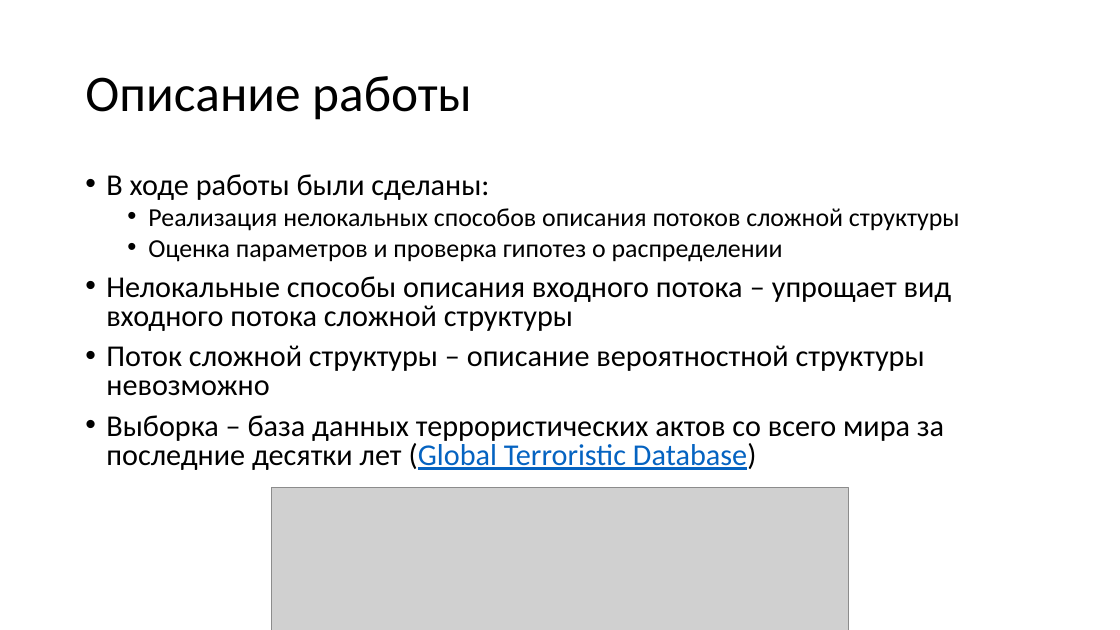
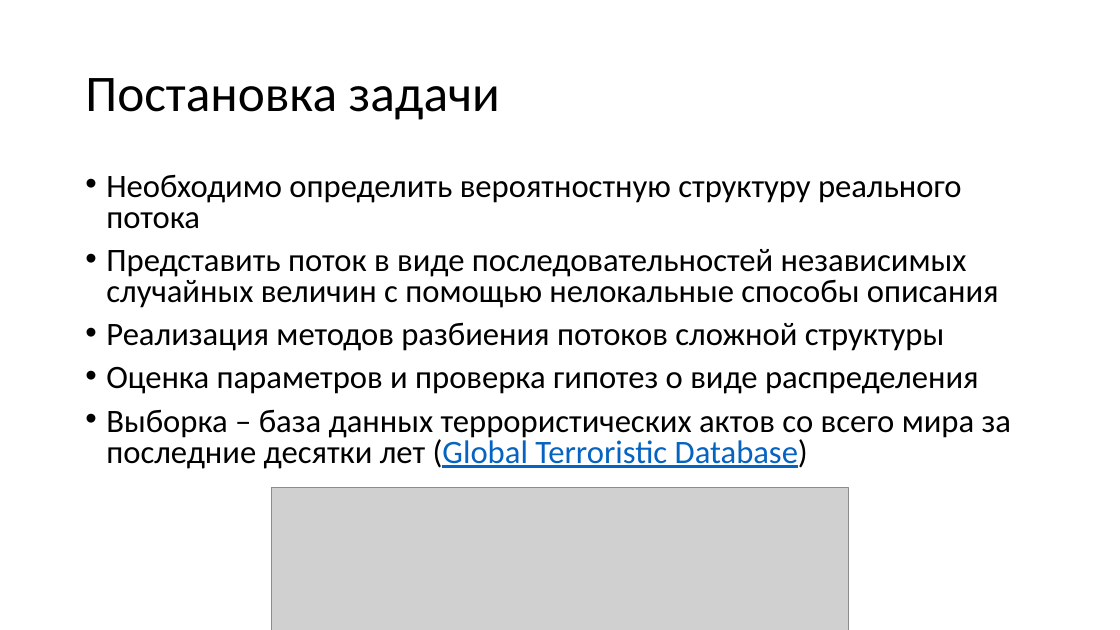
Before and after one commit to AlexeyKumin/SW_Global_Terrorism, a slide deck: slide 2 of Scientific_work_Kumin.pptx. Drawn at 1120x630 pixels with LibreOffice and Linux fonts; fonts in the diff are those of the drawing; grey boxes stand for pictures. Boxes give left, top, right and bottom in pixels: in the first picture for what was removed or moved away, otherwise in the second. Text is boxed around its words. In the diff, an @@ line names an element or a change of style, - is before the commit and + after.

Commit message:
update presentation

```diff
--- a/Scientific_work_Kumin.pptx
+++ b/Scientific_work_Kumin.pptx
@@ title at [85,78,500,120]: text changed @@
-Описание работы
+Постановка задачи
@@ text at [106,174,999,394]: text changed; size 25.9 to 28 pt @@
-• В ходе работы были сделаны:
-  • Реализация нелокальных способов описания потоков сложной структуры
-  • Оценка параметров и проверка гипотез о распределении
-• Нелокальные способы описания входного потока – упрощает вид входного потока сложной структуры
-• Поток сложной структуры – описание вероятностной структуры невозможно
+• Необходимо определить вероятностную структуру реального потока
+• Представить поток в виде последовательностей независимых случайных величин с помощью нелокальные способы описания
+• Реализация методов разбиения потоков сложной структуры
+• Оценка параметров и проверка гипотез о виде распределения
@@ text at [106,409,1011,469]: size 25.9 to 28 pt in "Выборка – база данных террористических актов со ..." @@
```
Also in this commit, not shown: 1 other slide changed.
